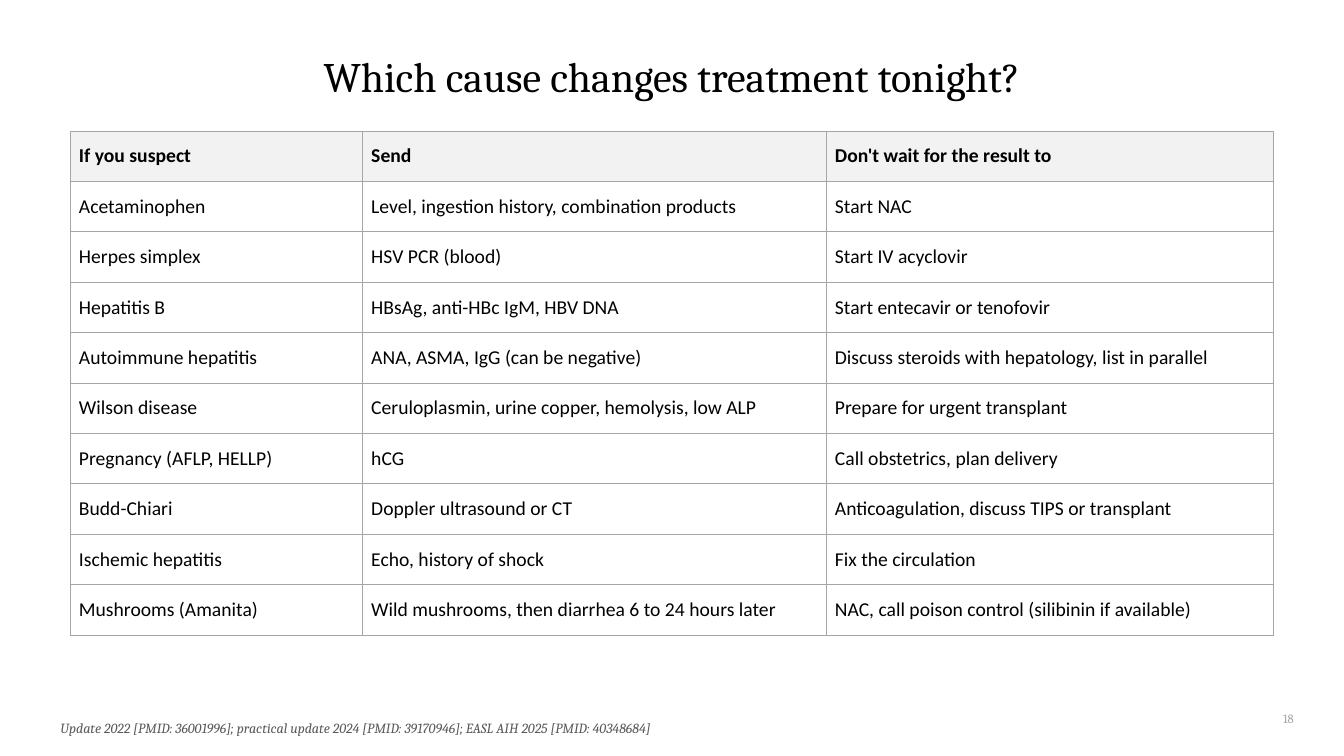
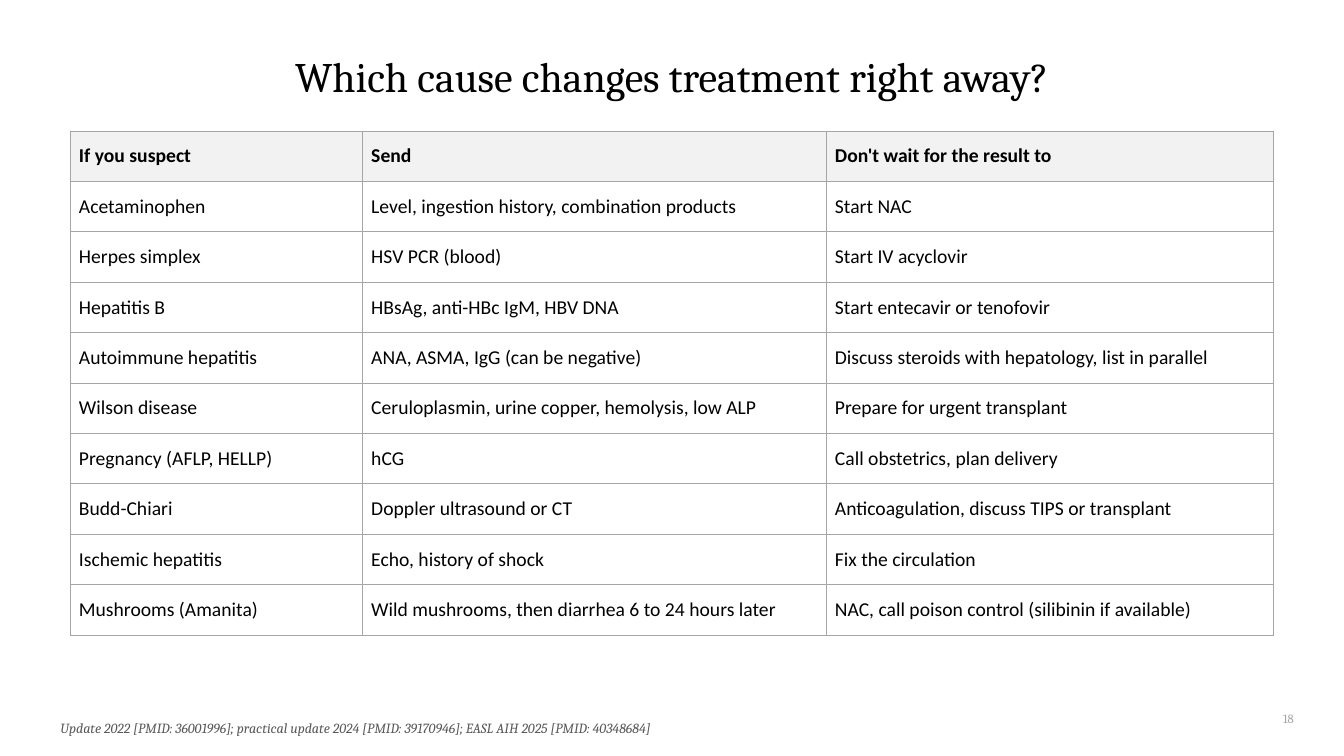
Before and after one commit to qaddodi/mohammad-almeqdadi-lectures, a slide deck: slide 18 of lectures/acute-liver-failure-aclf-in-icu/ALF and ACLF in the ICU.pptx. Drawn at 1344x756 pixels with LibreOffice and Linux fonts; fonts in the diff are those of the drawing. Boxes give left, top, right and bottom in pixels: in the first picture for what was removed or moved away, otherwise in the second. Text is boxed around its words. In the diff, an @@ line names an element or a change of style, - is before the commit and + after.

```diff
--- a/lectures/acute-liver-failure-aclf-in-icu/ALF and ACLF in the ICU.pptx
+++ b/lectures/acute-liver-failure-aclf-in-icu/ALF and ACLF in the ICU.pptx
@@ title at (295,62,1048,102): text changed @@
-Which cause changes treatment tonight?
+Which cause changes treatment right away?
```
Also in this commit, not shown: 12 other slides changed, 1 slide added, 1 slide removed, 3 other files.
